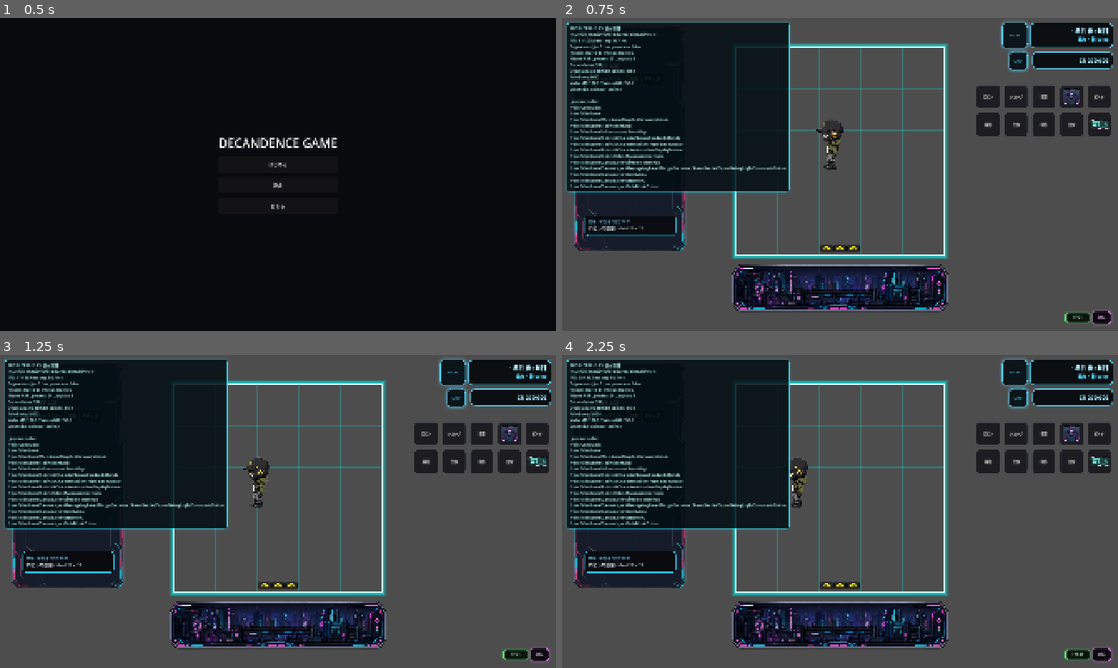
Above: before the commit, frames 1-4 (two rows, left to right).
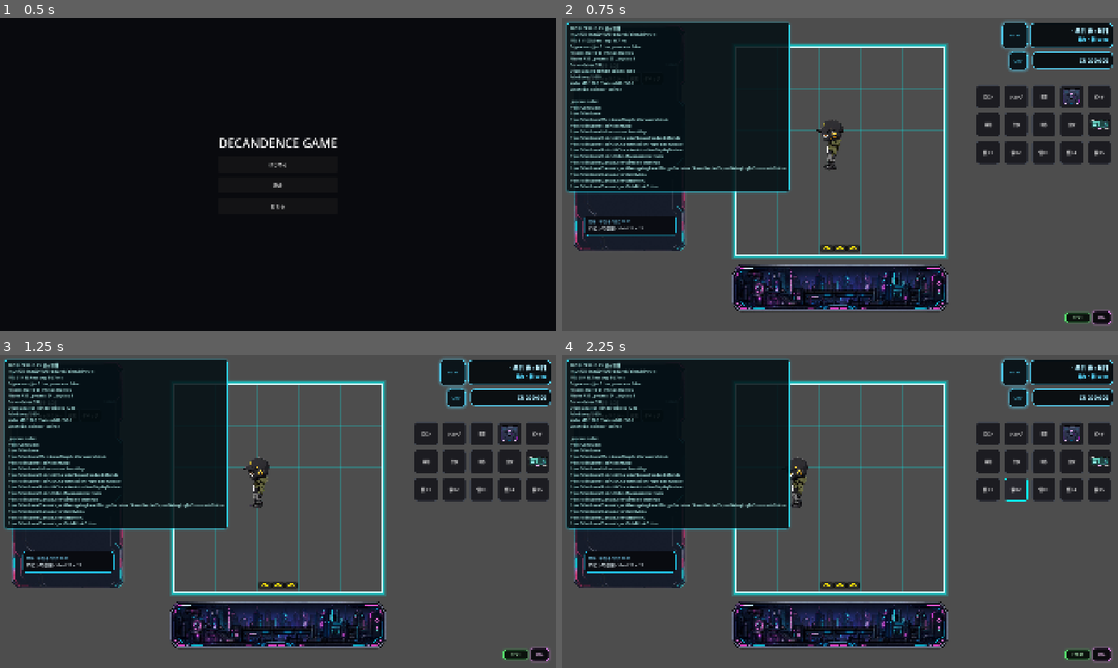
Above: after the commit, the same moments.

Repository: grimoire1089-coder/optimistic
Game: Godot game, scene res://Scenes/Boot/TitleScene.tscn
The game is run twice, just before and just after one commit, with the same random seed, the same clock (stepped at 60 frames per second) and the same inputs. Sound files missing from this copy of the repository are replaced by a short silence.
Inputs (mouse positions are in pixels of both pictures, inside the frame that each line leads up to):
- Up to frame 1 (0.5 s): no input
- Up to frame 2 (0.75 s): click "はじめる" at 0.5 s
- Up to frame 3 (1.25 s): no input
- Up to frame 4 (2.25 s): click (990, 489) at 1.25 s, where only the run after the commit has a clickable "仮01"; click (1017, 489) at 2 s, where only the run after the commit has a clickable "仮02"

Frame 1 is identical in both runs. In frame 2, 1.5% of the frame differs, in the area x 4-99%, y 12-47%; in frame 3, 1.5%; in frame 4, 1.6%.

Commit message:
Add placeholder HUD buttons to main scene

Diff:
--- a/Scenes/Main/MainScene.tscn
+++ b/Scenes/Main/MainScene.tscn
@@ -41,6 +41,7 @@
 [ext_resource type="Resource" path="res://Data/Audio/AmbiencePlaylists/NoAmbiencePlaylist.tres" id="38_no_ambience_playlist"]
 [ext_resource type="Script" path="res://Scripts/Scenes/Main/Modules/MainSceneWeatherAmbienceModule.gd" id="39_weather_ambience_module"]
 [ext_resource type="Resource" path="res://Data/Audio/AmbiencePlaylists/MainSceneWeatherAmbienceRegistry.tres" id="40_main_scene_weather_ambience_registry"]
+[ext_resource type="PackedScene" path="res://Scenes/UI/HUD/PlaceholderHudButton.tscn" id="41_placeholder_hud_button"]
 
 [sub_resource type="Environment" id="Environment_ctt6t"]
 glow_enabled = true
@@ -175,5 +176,20 @@
 
 [node name="BillButton" parent="CanvasLayer" unique_id=1144506046 instance=ExtResource("29_bill_button")]
 
+[node name="PlaceholderHudButton01" parent="CanvasLayer" instance=ExtResource("41_placeholder_hud_button")]
+text = "仮01"
+
+[node name="PlaceholderHudButton02" parent="CanvasLayer" instance=ExtResource("41_placeholder_hud_button")]
+text = "仮02"
+
+[node name="PlaceholderHudButton03" parent="CanvasLayer" instance=ExtResource("41_placeholder_hud_button")]
+text = "仮03"
+
+[node name="PlaceholderHudButton04" parent="CanvasLayer" instance=ExtResource("41_placeholder_hud_button")]
+text = "仮04"
+
+[node name="PlaceholderHudButton05" parent="CanvasLayer" instance=ExtResource("41_placeholder_hud_button")]
+text = "仮05"
+
 [node name="HudButtonActiveFrameController" type="Node" parent="CanvasLayer" unique_id=1649931530]
 script = ExtResource("30_hud_active_frame")
